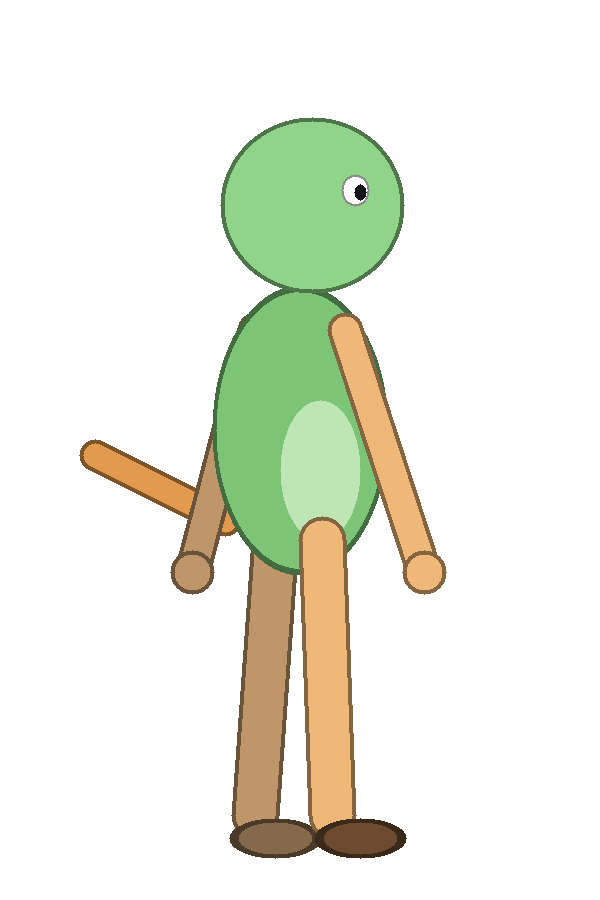
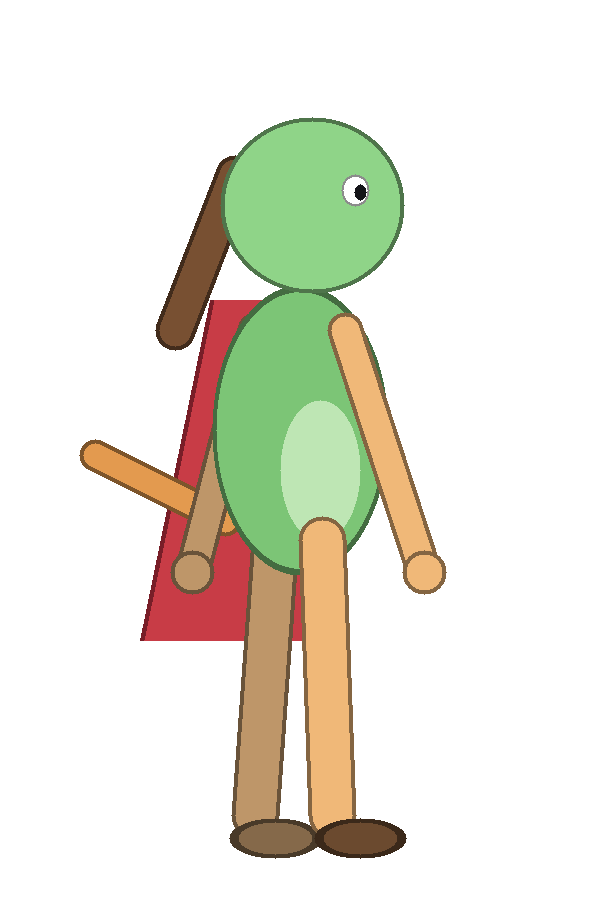
Comparing the layer stacks of the two 600x900 images. Changes:
added layer "hair ponytail" above "cape" over [155, 155, 256, 351]
added layer "cape" over [140, 300, 302, 641]
